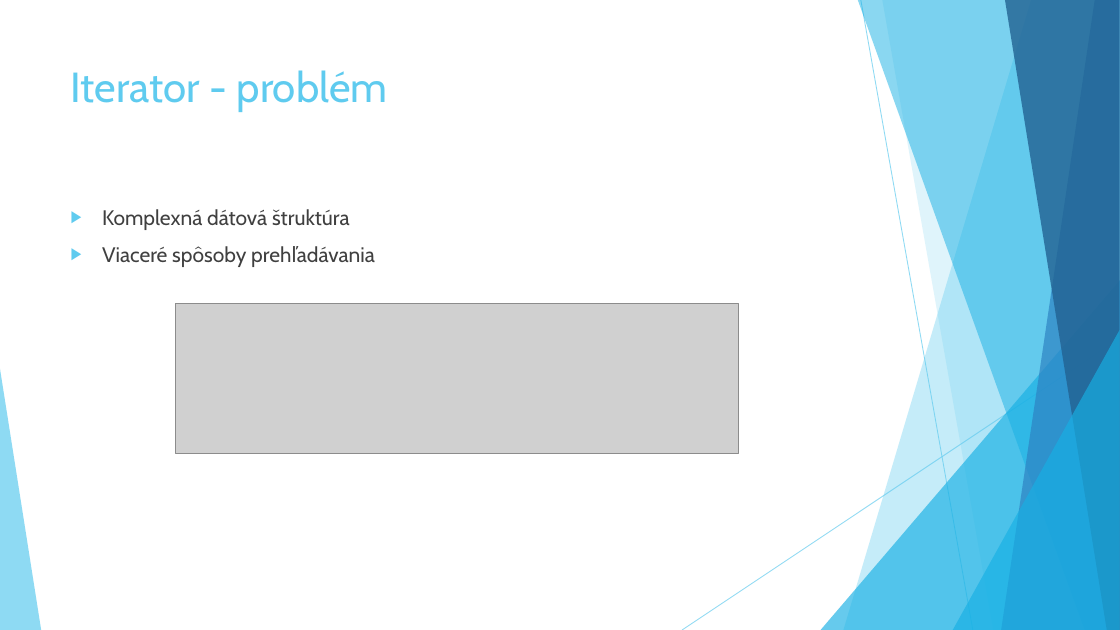
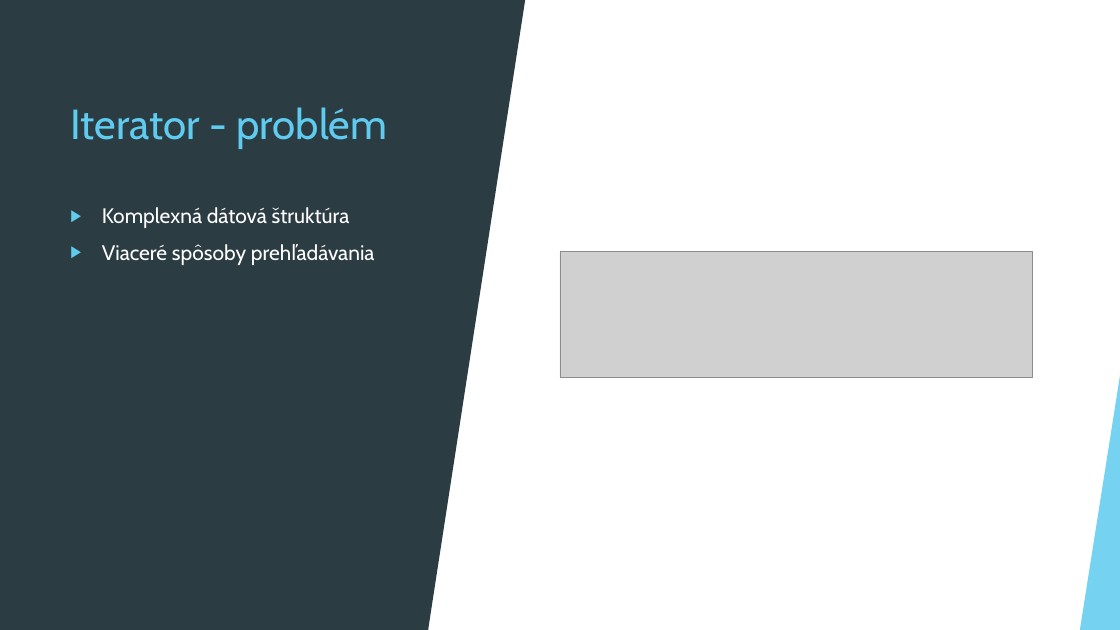
Before and after one commit to Rokulus/ASOS_prezentacia3, a slide deck: slide 20 of Behavioral_Design_Patterns.pptx (slide 18 before the commit). Drawn at 1120x630 pixels with LibreOffice and Linux fonts; fonts in the diff are those of the drawing; grey boxes stand for pictures. Boxes give left, top, right and bottom in pixels: in the first picture for what was removed or moved away, otherwise in the second. Text is boxed around its words. In the diff, an @@ line names an element or a change of style, - is before the commit and + after.

```diff
--- a/Behavioral_Design_Patterns.pptx
+++ b/Behavioral_Design_Patterns.pptx
@@ rectangle added at [0,0,1120,630], fill #FFFFFF @@
@@ rectangle added at [0,0,429,630], fill #2C3C43 @@
@@ triangle added at [429,0,526,630], fill #2C3C43 @@
@@ title "Iterator - problém" at [70,107,387,149]: vertical alignment top to middle @@
@@ text "Komplexná dátová štruktúra" at [102,207,350,265]: text colour #404040 to #FFFFFF @@
@@ picture: place and size @@
-picture at [176,303,739,454]
+picture at [560,251,1033,377]
@@ triangle added at [1081,369,1120,630], fill #5FCBEF at 85% opacity @@
```
Also in this commit, not shown: 17 other slides changed, 7 slides added, 5 slides removed.
